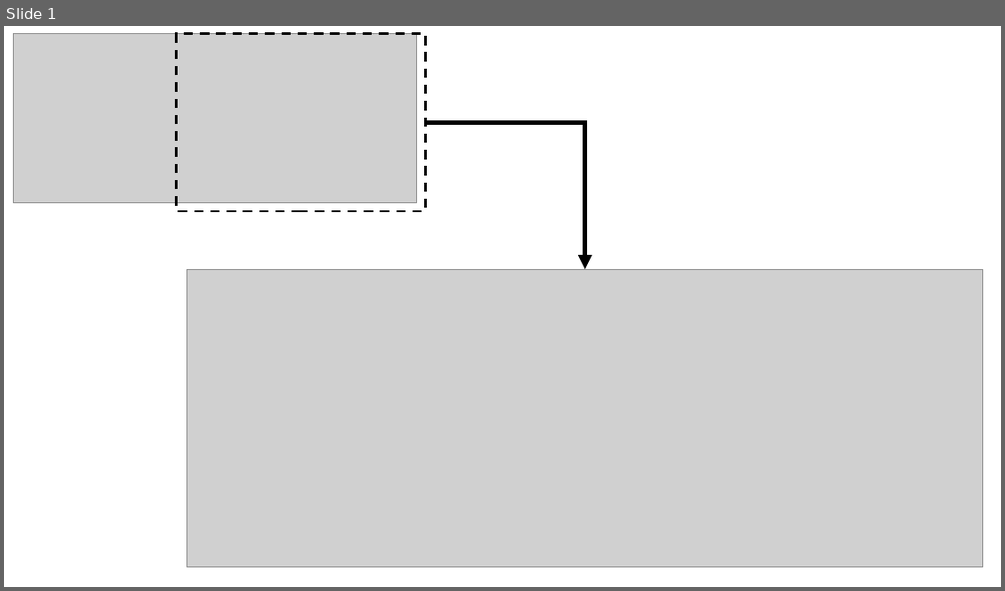
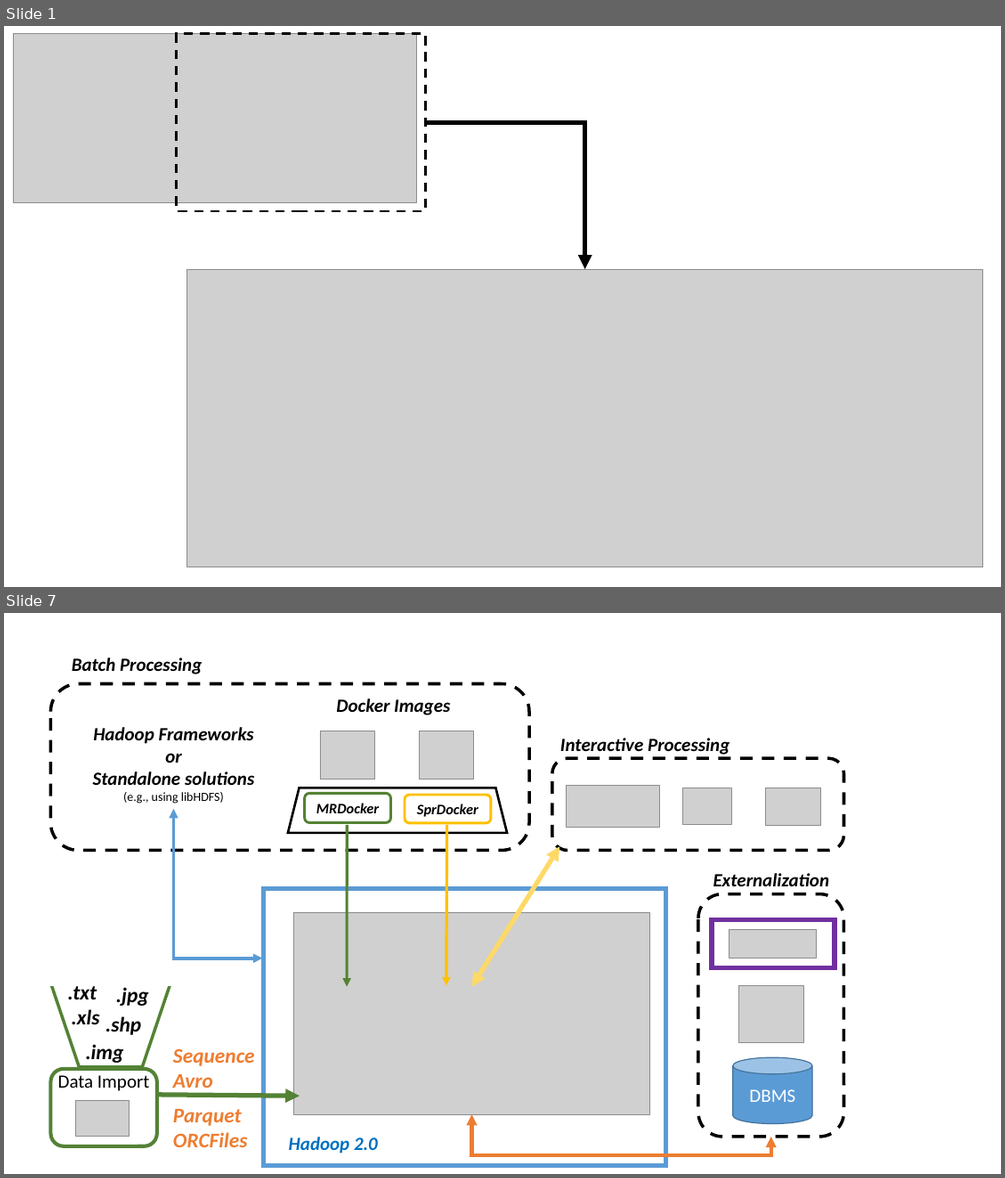
Before and after one commit to nlesc-sherlock/data_tools_integration, a slide deck: docs/diagrams/architecture/architecture.pptx. Shown one above the other, each under a label of ours: slide 1 before the commit, slides 1 and 7 after it; the slides between them are not shown. The pictures are 1005x591 and 1005x1178 pixels, drawn with LibreOffice and Linux fonts; fonts in the diff are those of the drawing; grey boxes stand for pictures. Boxes give left, top, right and bottom in pixels: in the first picture for what was removed or moved away, otherwise in the second. Text is boxed around its words. In the diff, an @@ line names an element or a change of style, - is before the commit and + after.

Commit message:
Latest diagram and move images to a the fig directory

```diff
--- a/docs/diagrams/architecture/architecture.pptx
+++ b/docs/diagrams/architecture/architecture.pptx
@@ slide 7 added at (4, 613, 1001, 1174), background #FFFFFF @@
@@ group added at (33, 657, 844, 1166): 13 texts, 9 pictures, 6 rounded rectangles, 3 rectangles, 3 arrows, 2 trapezoids, 2 elbow double arrows, 1 cylinder, 1 double arrow @@
+Data Import
+Hadoop 2.0
+MRDocker
+SprDocker
+Docker Images
+.txt
+.shp
+.jpg
+.img
+.xls
+Sequence
+Avro
+Parquet
+ORCFiles
+Hadoop Frameworks
+or
+Standalone solutions
+(e.g., using libHDFS)
+DBMS
+Batch Processing
+Interactive Processing
+Externalization
```
Also in this commit, not shown: 2 slides changed, 2 other slides added, 11 other files.
